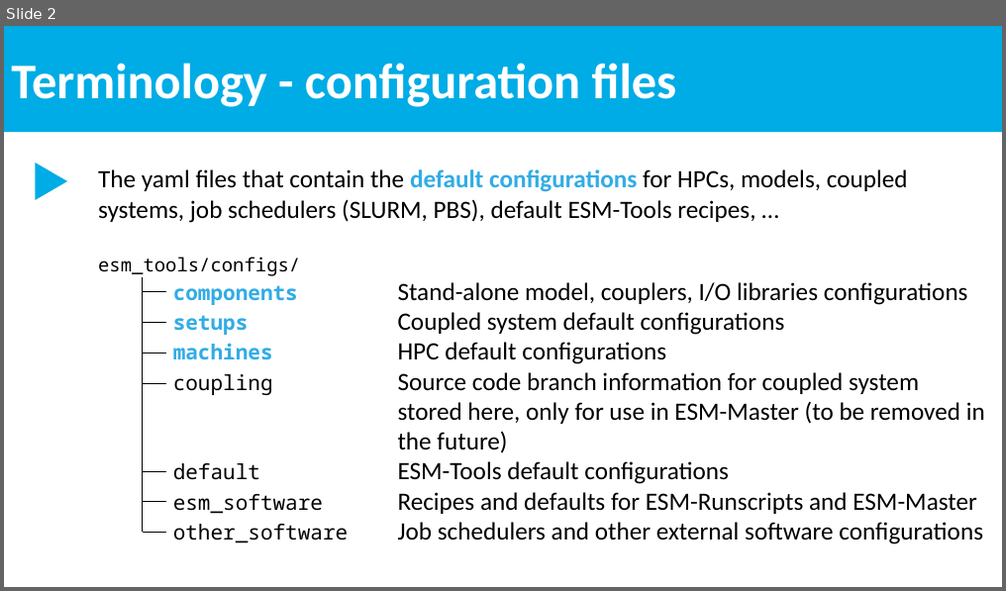
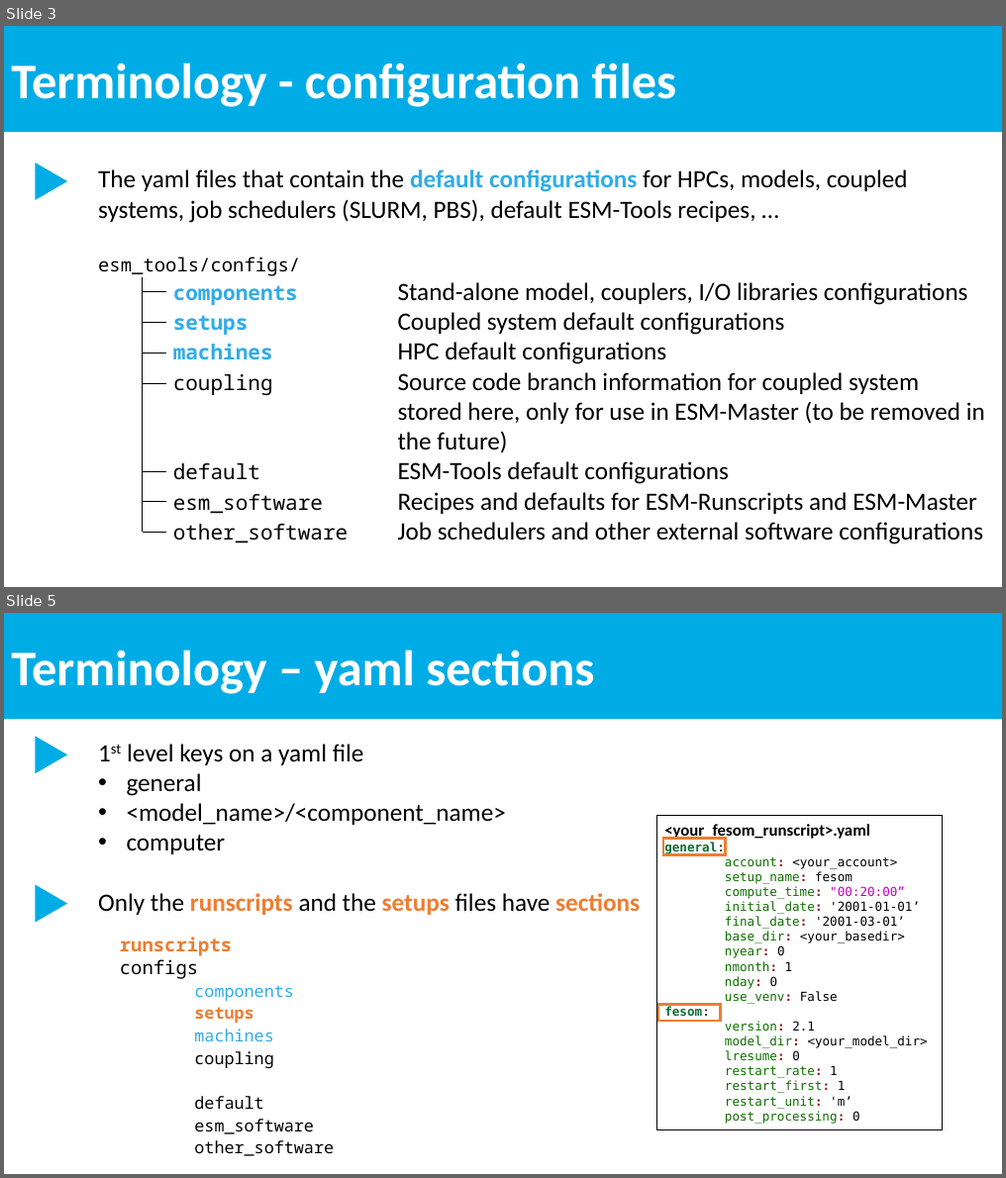
Before and after one commit to esm-tools/workshops, a slide deck: PalMod2022/docs/ESM-Tools terminology.pptx. Shown one above the other, each under a label of ours: slide 2 before the commit, slides 3 and 5 after it; the slides between them are not shown. The pictures are 1006x591 and 1006x1178 pixels, drawn with LibreOffice and Linux fonts; fonts in the diff are those of the drawing. Boxes give left, top, right and bottom in pixels: in the first picture for what was removed or moved away, otherwise in the second. Text is boxed around its words. In the diff, an @@ line names an element or a change of style, - is before the commit and + after.

Commit message:
big push to the terminology

```diff
--- a/PalMod2022/docs/ESM-Tools terminology.pptx
+++ b/PalMod2022/docs/ESM-Tools terminology.pptx
@@ slide 5 added at [4,613,1002,1174], background #FFFFFF @@
@@ rectangle added at [4,613,1002,719], fill #00ACE6, 48 pt, text #FFFFFF, bold @@
+Terminology – yaml sections
@@ triangle added at [35,736,67,773], fill #00ACE6 @@
@@ text added at [98,744,640,915], 24 pt, text #000000 @@
+1st level keys on a yaml file
+• general
+• <model_name>/<component_name>
+• computer
+Only the runscripts and the setups files have sections
@@ rectangle added at [657,816,943,1131], outline #000000 1 pt, 12 pt, text #0F7001 @@
+<your_fesom_runscript>.yaml
+general:
+account: <your_account>
+setup_name: fesom
+compute_time: "00:20:00”
+initial_date: '2001-01-01’
+final_date: '2001-03-01’
+base_dir: <your_basedir>
+nyear: 0
+nmonth: 1
+nday: 0
+use_venv: False
+fesom:
+version: 2.1
+model_dir: <your_model_dir>
+lresume: 0
+restart_rate: 1
+restart_first: 1
+restart_unit: 'm’
+post_processing: 0
@@ rectangle added at [663,839,726,855], outline #ED7D31 2.25 pt @@
@@ triangle added at [35,885,67,923], fill #00ACE6 @@
@@ text added at [120,937,334,1157], 16 pt, text #000000 @@
+runscripts
+configs
+components
+setups
+machines
+coupling
+default
+esm_software
+other_software
@@ rectangle added at [658,1004,721,1021], outline #ED7D31 2.25 pt @@
@@ what was slide 2 is now slide 3 @@
```
Also in this commit, not shown: 6 other slides added.
